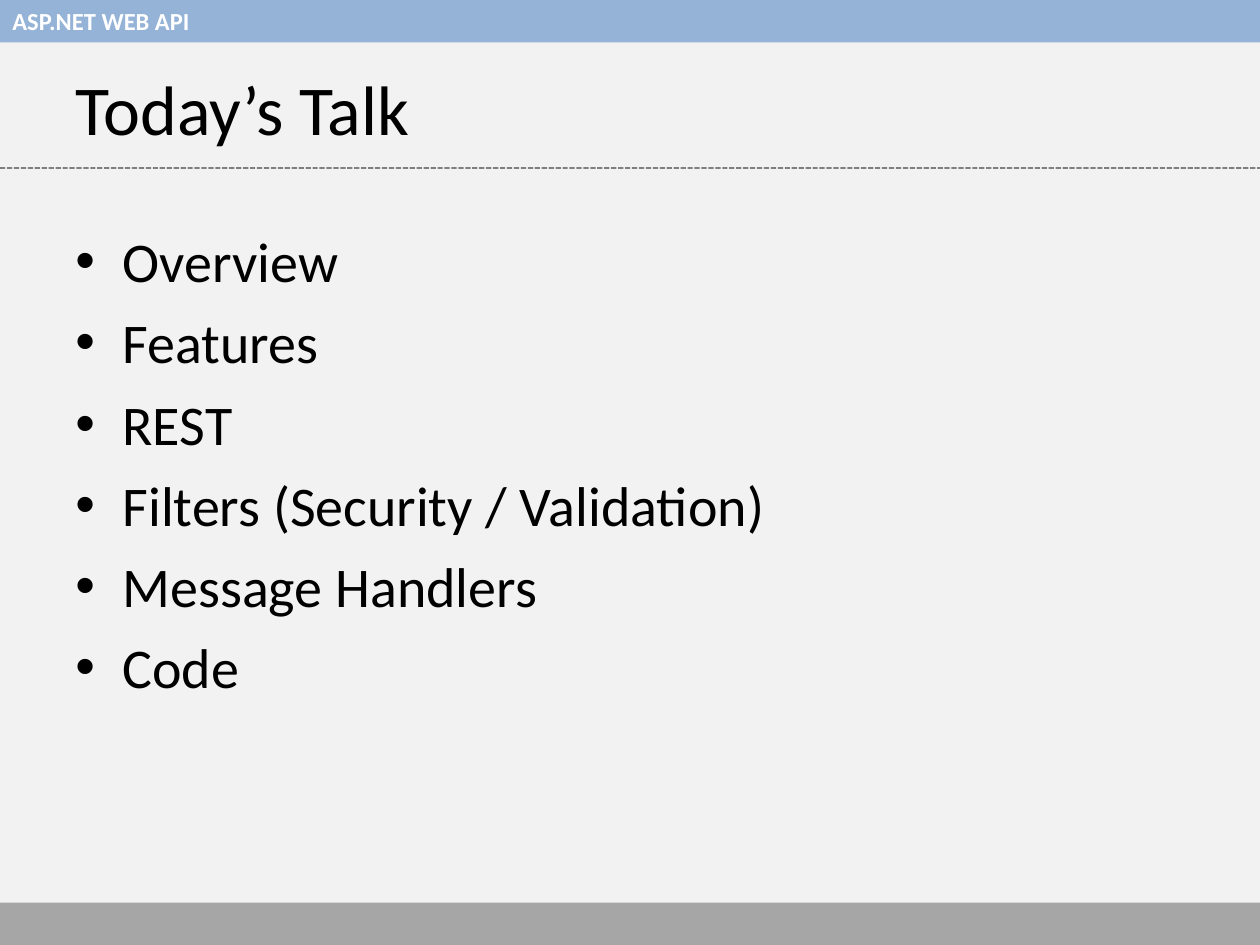
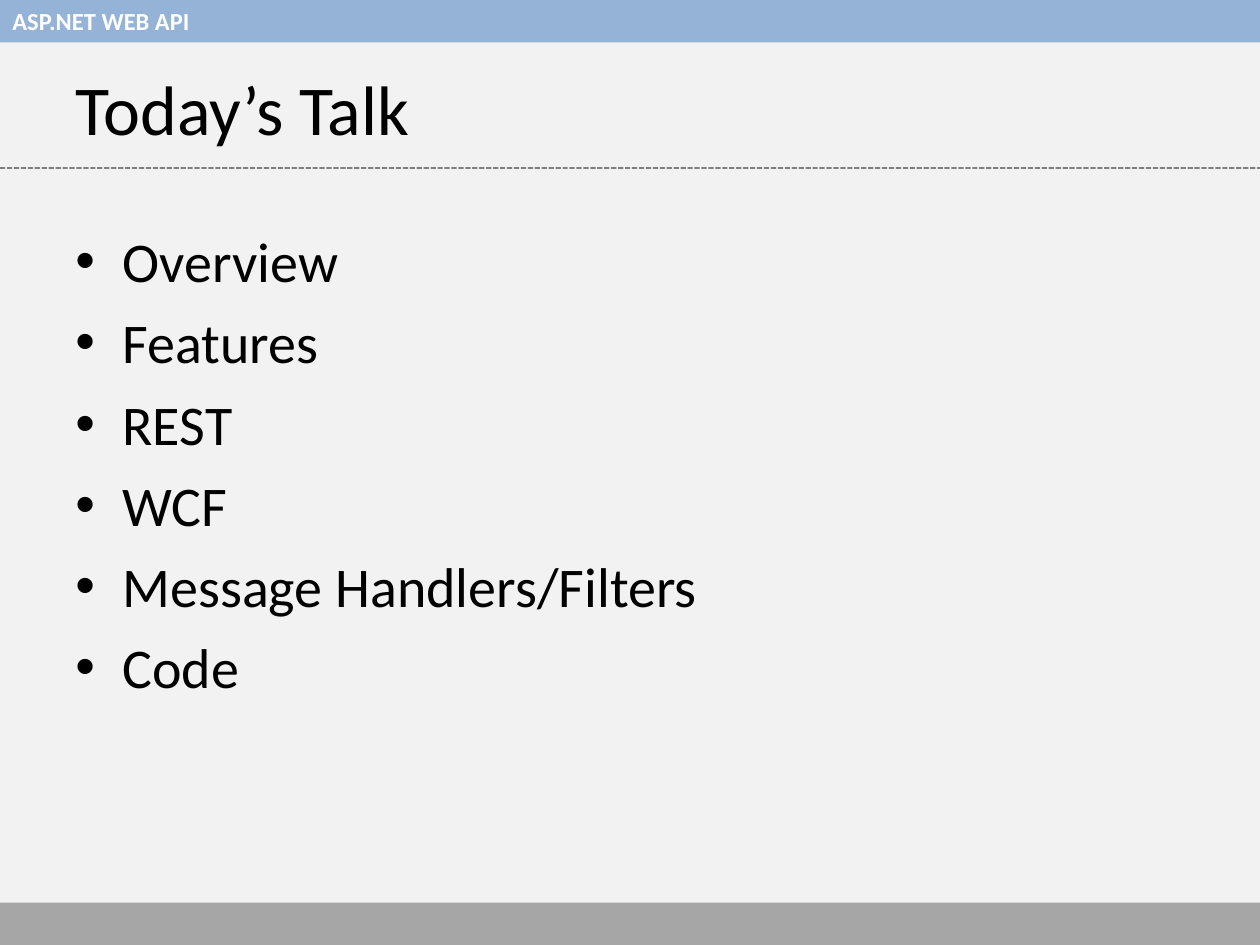
Before and after one commit to thaslam/hartford-code-camp-5, a slide deck: slide 2 of web-api-presentation.ppt. Drawn at 1260x945 pixels with LibreOffice and Linux fonts; fonts in the diff are those of the drawing. Boxes give left, top, right and bottom in pixels: in the first picture for what was removed or moved away, otherwise in the second. Text is boxed around its words. In the diff, an @@ line names an element or a change of style, - is before the commit and + after.

```diff
--- a/web-api-presentation.ppt
+++ b/web-api-presentation.ppt
@@ text at [123, 489, 696, 617]: text changed @@
-• Filters (Security / Validation)
-• Message Handlers
+• WCF
+• Message Handlers/Filters
```
Also in this commit, not shown: 4 other slides changed, 3 other files.
